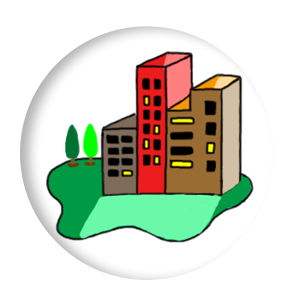
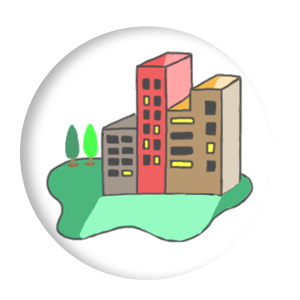
Layer changes from the first 300 x 300 image to the second:
"我想解夢-場景": opacity 100% → 70% over [45, 50, 254, 243]
